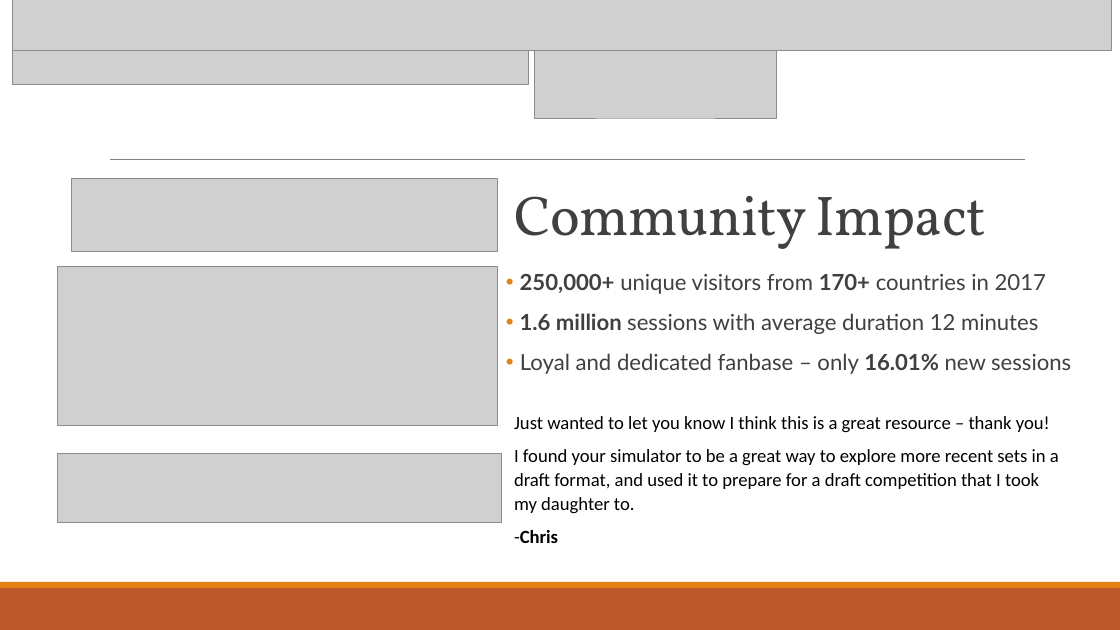
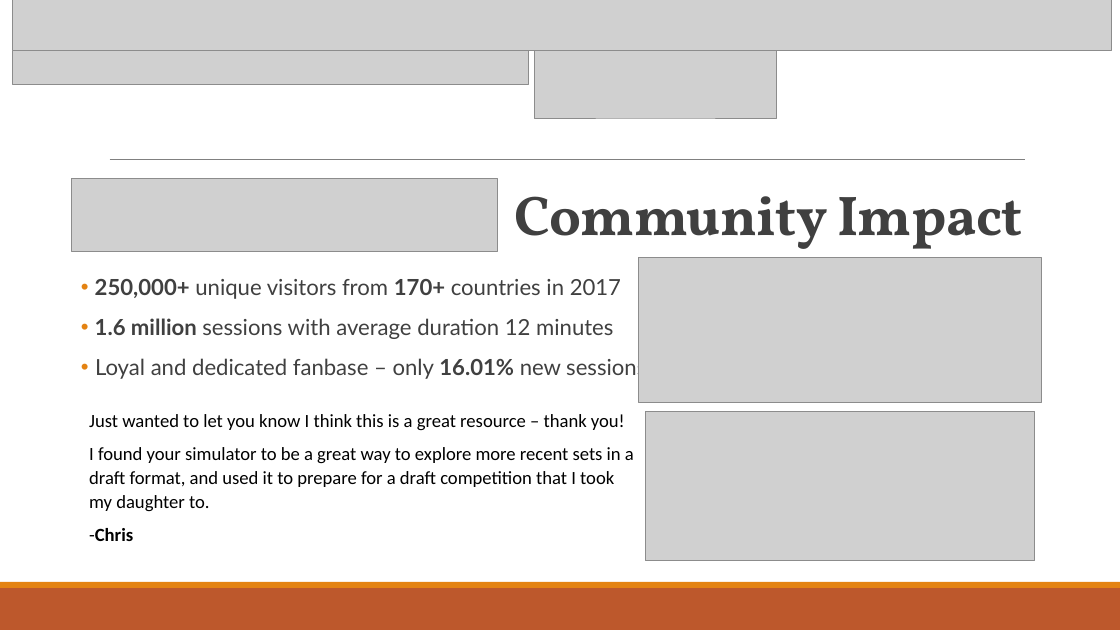
Before and after one commit to danieljbrooks/danieljbrooks.github.io, a slide deck: slide 1 of images/draftsim_impact.pptx. Drawn at 1120x630 pixels with LibreOffice and Linux fonts; fonts in the diff are those of the drawing; grey boxes stand for pictures; background and template pictures are left out. Boxes give left, top, right and bottom in pixels: in the first picture for what was removed or moved away, otherwise in the second. Text is boxed around its words. In the diff, an @@ line names an element or a change of style, - is before the commit and + after.

Commit message:
Move community impact image.

```diff
--- a/images/draftsim_impact.pptx
+++ b/images/draftsim_impact.pptx
@@ title "Community Impact" at box(514, 196, 1023, 260): bold on @@
@@ picture: place and size @@
-picture at box(57, 266, 497, 425)
+picture at box(639, 258, 1042, 403)
@@ text "250,000+ unique visitors from 170+ ...": place and size @@
-text "250,000+ unique visitors from 170+ ..." at box(520, 274, 1071, 374)
+text "250,000+ unique visitors from 170+ ..." at box(95, 279, 646, 381)
@@ text "Just wanted to let you ...": place and size @@
-text "Just wanted to let you ..." at box(514, 416, 1059, 543)
+text "Just wanted to let you ..." at box(89, 414, 634, 541)
@@ picture added at box(645, 411, 1035, 560) @@
@@ picture removed at box(57, 454, 502, 522) @@
```
Also in this commit, not shown: 1 other file.
